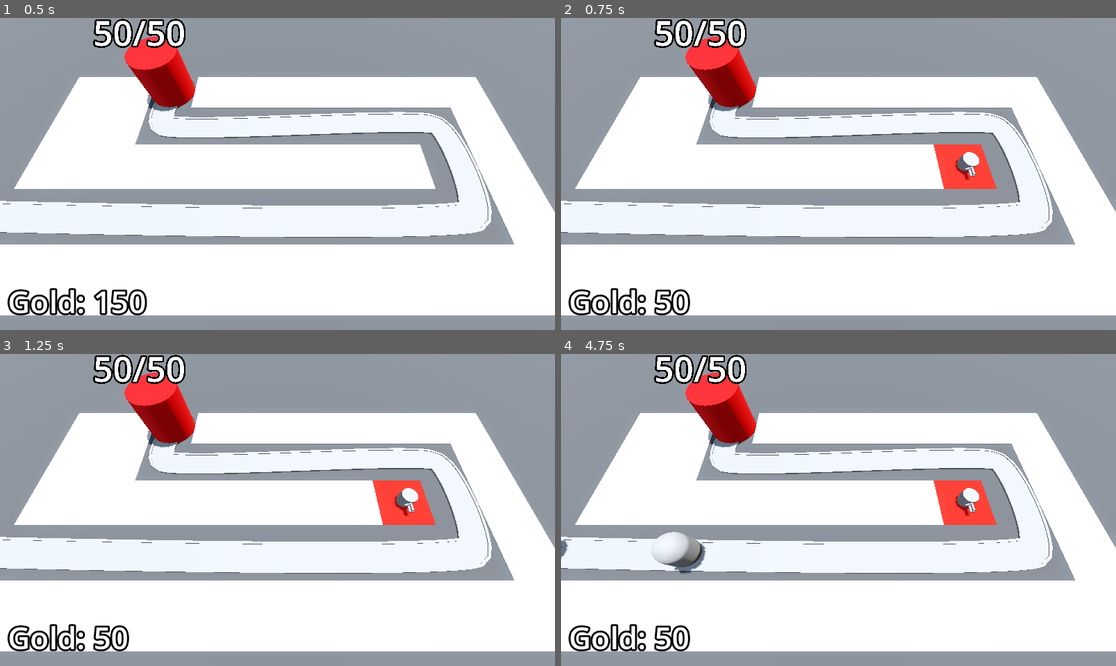
Above: before the commit, frames 1-4 (two rows, left to right).
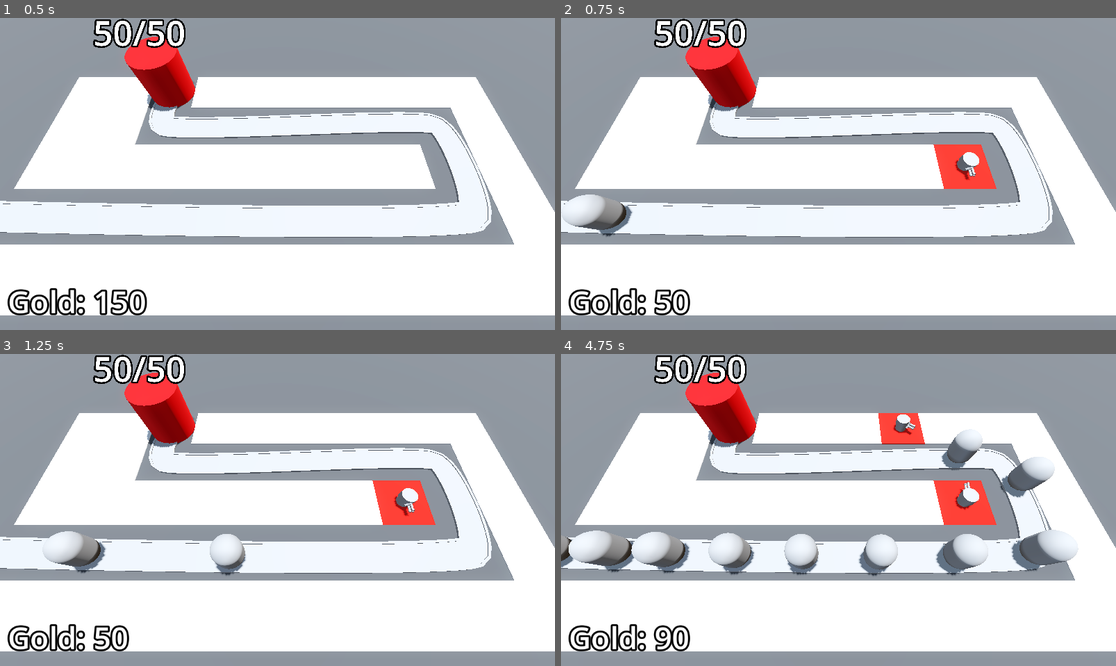
Above: after the commit, the same moments.

Repository: FabioAVSilva/Barbarian-Blaster
Game: Godot game, scene res://BaseLevel.tscn
The game is run twice, just before and just after one commit, with the same random seed, the same clock (stepped at 60 frames per second) and the same inputs.
Inputs (mouse positions are in pixels of both pictures, inside the frame that each line leads up to):
- Up to frame 1 (0.5 s): no input
- Up to frame 2 (0.75 s): tap Enter at 0.5 s; move the mouse to (960, 158) at 0.52 s; press the mouse at (960, 158) at 0.53 s
- Up to frame 3 (1.25 s): no input
- Up to frame 4 (4.75 s): move the mouse to (727, 525) at 1.27 s; release the mouse at (727, 525) at 1.28 s; click (727, 525) at 1.35 s; move the mouse to (894, 441) at 2.02 s; press the mouse at (894, 441) at 2.03 s; move the mouse to (810, 572) at 2.77 s; release the mouse at (810, 572) at 2.78 s; click (810, 572) at 2.85 s; move the mouse to (1005, 556) at 3.52 s; press the mouse at (1005, 556) at 3.53 s; move the mouse to (672, 463) at 4.27 s; release the mouse at (672, 463) at 4.28 s; click (672, 463) at 4.35 s

Frame 1 is identical in both runs. In frame 2, 0.9% of the frame differs, in the area x 0-13%, y 56-71%; in frame 3, 1.2%; in frame 4, 7.0%, in the area x 0-94%, y 18-96%.

Commit message:
Added level completion functionality
-Game checks whenever a enemy dies if any more enemies are alive, if not trigger a victory screen

Diff:
--- a/Base/base.gd
+++ b/Base/base.gd
@@ -17,6 +17,7 @@
 
 func _ready() -> void:
 	current_health = max_health
+	Engine.time_scale = 5
 
 func take_damage() -> void:
 	current_health -= 1
--- a/BaseLevel.tscn
+++ b/BaseLevel.tscn
@@ -70,11 +70,12 @@
 "cells": PackedInt32Array(65535, 65534, 0, 65535, 2, 0, 65531, 65535, 0, 3, 65534, 0, 2, 65534, 0, 65534, 2, 0, 65533,  …(306 unchanged characters)…
 }
 
-[node name="EnemyPath" type="Path3D" parent="." node_paths=PackedStringArray("difficulty_manager")]
+[node name="EnemyPath" type="Path3D" parent="." node_paths=PackedStringArray("difficulty_manager", "victory_layer")]
 curve = SubResource("Curve3D_lvb7b")
 script = ExtResource("3_ufkdr")
 enemy_sceme = ExtResource("2_5x8ra")
 difficulty_manager = NodePath("../DifficultyManager")
+victory_layer = NodePath("../VictoryLayer")
 
 [node name="Road" type="CSGPolygon3D" parent="EnemyPath"]
 polygon = PackedVector2Array(-1, 0, -1, 0.1, 1, 0.1, 1, 0)
@@ -85,7 +86,7 @@
 path_simplify_angle = 0.0
 path_rotation = 2
 path_rotation_accurate = false
-path_local = false
+path_local = true
 path_continuous_u = true
 path_u_distance = 1.0
 path_joined = false
@@ -99,7 +100,7 @@
 path_simplify_angle = 0.0
 path_rotation = 2
 path_rotation_accurate = false
-path_local = false
+path_local = true
 path_continuous_u = true
 path_u_distance = 1.0
 path_joined = false
@@ -113,7 +114,7 @@
 path_simplify_angle = 0.0
 path_rotation = 2
 path_rotation_accurate = false
-path_local = false
+path_local = true
 path_continuous_u = true
 path_u_distance = 1.0
 path_joined = false
@@ -154,5 +155,16 @@
 [node name="DifficultyManager" parent="." instance=ExtResource("9_xkmwr")]
 enemy_health_curve = SubResource("Curve_xkmwr")
 
+[node name="VictoryLayer" type="CanvasLayer" parent="."]
+visible = false
+
+[node name="ColorRect" type="ColorRect" parent="VictoryLayer"]
+anchors_preset = 15
+anchor_right = 1.0
+anchor_bottom = 1.0
+grow_horizontal = 2
+grow_vertical = 2
+color = Color(0, 0, 0, 0.588235)
+
 [connection signal="timeout" from="EnemyPath/Timer" to="EnemyPath" method="spawn_enemy"]
 [connection signal="stop_spawning_enemies" from="DifficultyManager" to="EnemyPath" method="_on_difficulty_manager_stop_spawning_enemies"]
--- a/enemy_path.gd
+++ b/enemy_path.gd
@@ -2,6 +2,7 @@
 
 @export var enemy_sceme: PackedScene
 @export var difficulty_manager: Node
+@export var victory_layer: CanvasLayer
 @onready var timer: Timer = $Timer
 
 func spawn_enemy() -> void:
@@ -9,9 +10,16 @@
 	new_enemy.max_health = difficulty_manager.get_enemy_health()
 	add_child(new_enemy)
 	timer.wait_time = difficulty_manager.get_spawn_time()
-
-	print(new_enemy.current_health)
+	new_enemy.tree_exited.connect(enemy_defeated)
 
 
 func _on_difficulty_manager_stop_spawning_enemies() -> void:
 	timer.stop()
+
+func enemy_defeated() -> void:
+	if timer.is_stopped():
+		for child in get_children():
+			if child is PathFollow3D:
+				return
+		print("You Won!")
+		victory_layer.visible = true
